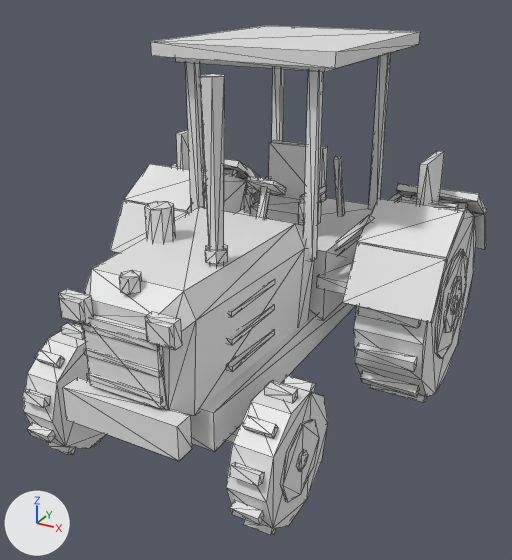
Before and after pictures for a commit that changed the glTF model site/models/GV_Tractor_01.glb.
Rendered twice from a 50 mm camera at (2.55, -4.98, 3.42) aimed at (0.0, -0.34, 1.1). Every picture has the same lights, and +X, +Y and +Z are marked at lower left. The first picture is the older version. Mesh edges are drawn as thin lines. Materials are left out; every surface is plain grey. Vertices at exactly the same position are counted once.

In view in the first picture: 'GV_Tractor_01'.
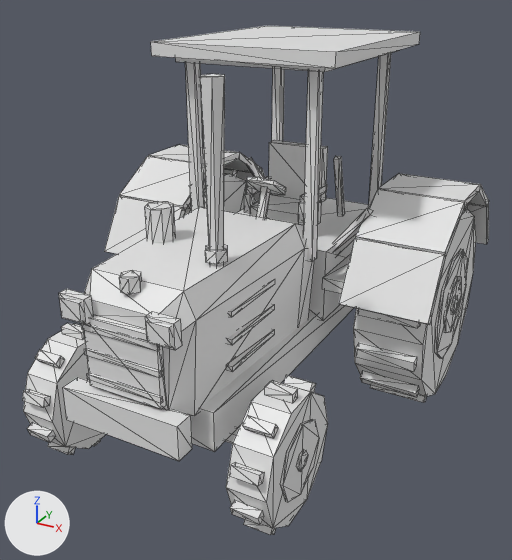
What the commit changed:
me_gv_tractor_01 has 1176 vertices, 1856 faces and spans x -1.46..1.46, y -2.12..1.8, z 0.0..2.93.
me_gv_tractor_01 is used by ob_gv_tractor_01; location (0.0, 0.0, 0.0).
me_gv_tractor_01 part 1: the loose piece of 8 vertices spanning x -1.46..-0.78, y 1.11..1.4, z 1.07..1.5 is scaled about its middle by (1, 1.08, 1.09), then moved by (0.0, 0.07, 0.04).
me_gv_tractor_01 part 2: the loose piece of 8 vertices spanning x -1.46..-0.78, y 0.72..1.15, z 1.46..1.75 is scaled about its middle by (1, 1.09, 1.08), then moved by (0.0, 0.04, 0.07).
me_gv_tractor_01 part 3: the loose piece of 8 vertices spanning x -1.46..-0.78, y -0.15..0.28, z 1.46..1.75 is scaled about its middle by (1, 1.09, 1.08), then moved by (0.0, -0.04, 0.07).
me_gv_tractor_01 part 4: the loose piece of 8 vertices spanning x -1.46..-0.78, y -0.4..-0.11, z 1.07..1.5 is scaled about its middle by (1, 1.08, 1.09), then moved by (0.0, -0.07, 0.04).
me_gv_tractor_01 part 5: the loose piece of 8 vertices spanning x 0.78..1.46, y 1.11..1.4, z 1.07..1.5 is scaled about its middle by (1, 1.08, 1.09), then moved by (0.0, 0.07, 0.04).
me_gv_tractor_01 part 6: the loose piece of 8 vertices spanning x 0.78..1.46, y 0.72..1.15, z 1.46..1.75 is scaled about its middle by (1, 1.09, 1.08), then moved by (0.0, 0.04, 0.07).
me_gv_tractor_01 part 7: the loose piece of 8 vertices spanning x 0.78..1.46, y -0.15..0.28, z 1.46..1.75 is scaled about its middle by (1, 1.09, 1.08), then moved by (0.0, -0.04, 0.07).
me_gv_tractor_01 part 8: the loose piece of 8 vertices spanning x 0.78..1.46, y -0.4..-0.11, z 1.07..1.5 is scaled about its middle by (1, 1.08, 1.09), then moved by (0.0, -0.07, 0.04).
me_gv_tractor_01 part 9: the loose piece of 8 vertices spanning x -0.86..-0.46, y 0.9..1.0, z 1.27..1.66 is multiplied about its middle by the matrix ((1.102, 0.082, 0.102), (-0.075, 1.105, -0.073), (-0.107, 0.066, 1.103)), then moved by (0.0, 0.04, 0.03).
me_gv_tractor_01 part 10: the loose piece of 8 vertices spanning x 0.46..0.86, y 0.9..1.0, z 1.27..1.66 is multiplied about its middle by the matrix ((1.102, -0.082, -0.102), (0.075, 1.105, -0.073), (0.107, 0.066, 1.103)), then moved by (0.0, 0.04, 0.03).
me_gv_tractor_01 part 11: the loose piece of 8 vertices spanning x 0.46..0.86, y 0.0..0.1, z 1.27..1.66 is multiplied about its middle by the matrix ((1.102, -0.082, -0.102), (0.075, 1.105, -0.073), (0.107, 0.066, 1.103)), then moved by (0.0, -0.04, 0.03).
me_gv_tractor_01 part 12: the loose piece of 8 vertices spanning x 0.5..1.0, y -0.25..1.25, z 1.1..1.2 is scaled about its middle by (0.52, 1, 1), then moved by (-0.07, 0.0, 0.0).
me_gv_tractor_01 part 13: 8 of 1176 vertices moved; they spanned x -1.15..-1.09, y 0.27..0.73, z 1.38..2.06 and now span x -1.46..-0.78, y 0.25..0.75, z 1.77..1.83; mean shift (0.0, 0.0, 0.08); largest move (-1.15, 0.73, 1.38) -> (-1.46, 0.75, 1.83).
me_gv_tractor_01 part 14: 8 of 1176 vertices moved; they spanned x 1.09..1.15, y 0.27..0.73, z 1.38..2.06 and now span x 0.78..1.46, y 0.25..0.75, z 1.77..1.83; mean shift (0.0, 0.0, 0.08); largest move (1.09, 0.73, 1.38) -> (0.78, 0.75, 1.83).

Location of each change, (x1, y1, x2, y2) in pixels of the pictures (512 x 560 px; the box of a moved part takes in the faces that stretch with it):
'GV_Tractor_01', reshaped: before (23, 26, 486, 535); after (23, 26, 489, 535)
part 1 of me_gv_tractor_01, moved or reshaped (mostly hidden): before (240, 176, 260, 201); after (237, 169, 265, 202)
part 2 of me_gv_tractor_01, moved or reshaped: before (224, 159, 259, 179); after (224, 152, 262, 172)
part 3 of me_gv_tractor_01, moved or reshaped: before (124, 164, 206, 213); after (119, 156, 205, 210)
part 4 of me_gv_tractor_01, moved or reshaped: before (110, 201, 187, 253); after (104, 196, 186, 254)
part 5 of me_gv_tractor_01, moved or reshaped: before (472, 212, 486, 249); after (467, 201, 489, 244)
part 6 of me_gv_tractor_01, moved or reshaped: before (396, 183, 486, 215); after (399, 173, 489, 207)
part 7 of me_gv_tractor_01, moved or reshaped: before (357, 198, 464, 260); after (355, 189, 464, 256)
part 8 of me_gv_tractor_01, moved or reshaped: before (343, 243, 447, 323); after (339, 238, 446, 325)
part 9 of me_gv_tractor_01, moved or reshaped (mostly hidden): before (246, 165, 258, 177); after (248, 158, 264, 178)
part 10 of me_gv_tractor_01, moved or reshaped (not visible afterwards): before (389, 192, 401, 201)
part 11 of me_gv_tractor_01, moved or reshaped: before (336, 215, 373, 255); after (333, 209, 373, 256)
part 12 of me_gv_tractor_01, moved or reshaped: before (317, 250, 355, 294); after (322, 255, 350, 293)
part 13 of me_gv_tractor_01, moved or reshaped: before (176, 125, 205, 170); after (148, 145, 239, 165)
part 14 of me_gv_tractor_01, moved or reshaped: before (416, 151, 444, 206); after (378, 174, 480, 208)
